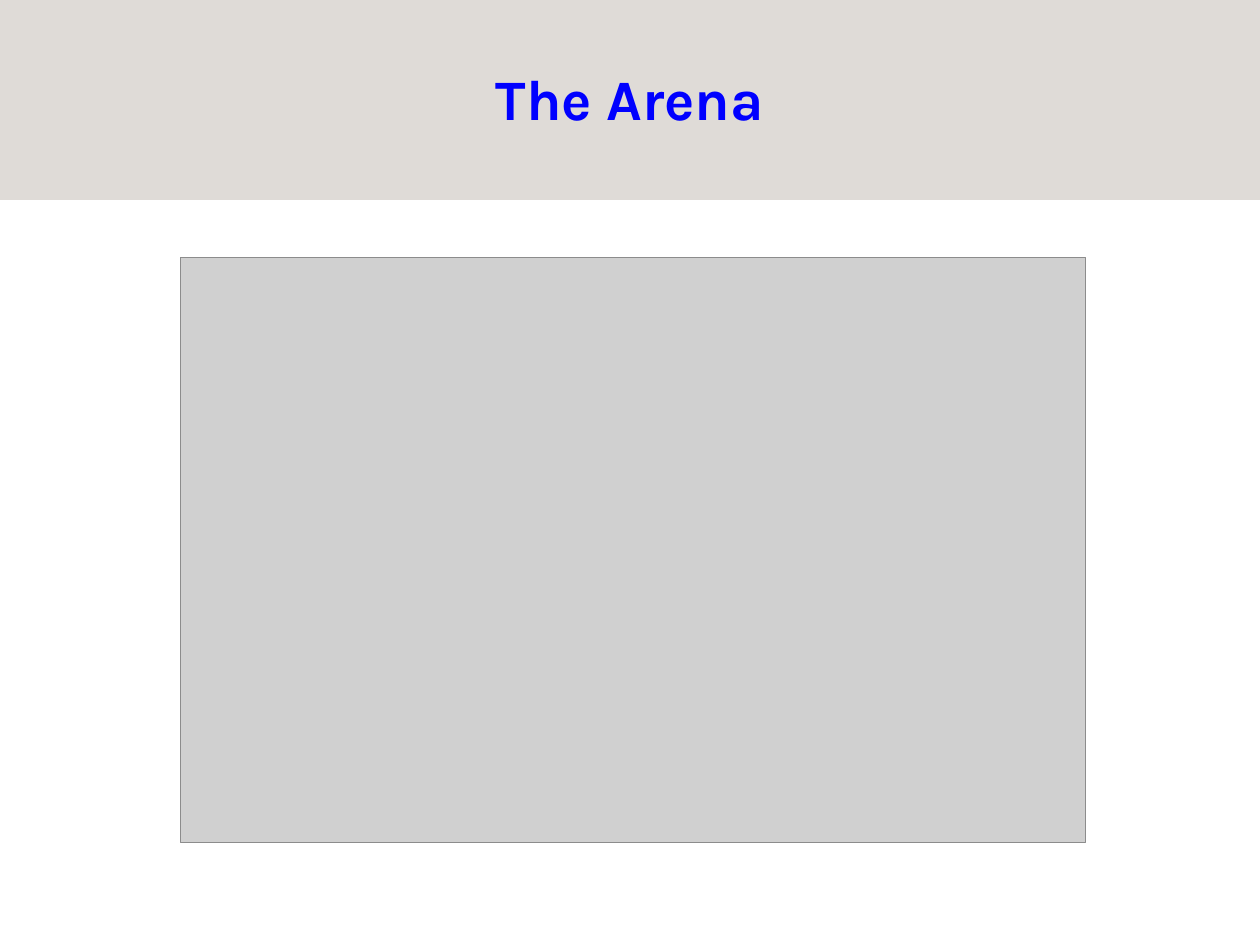
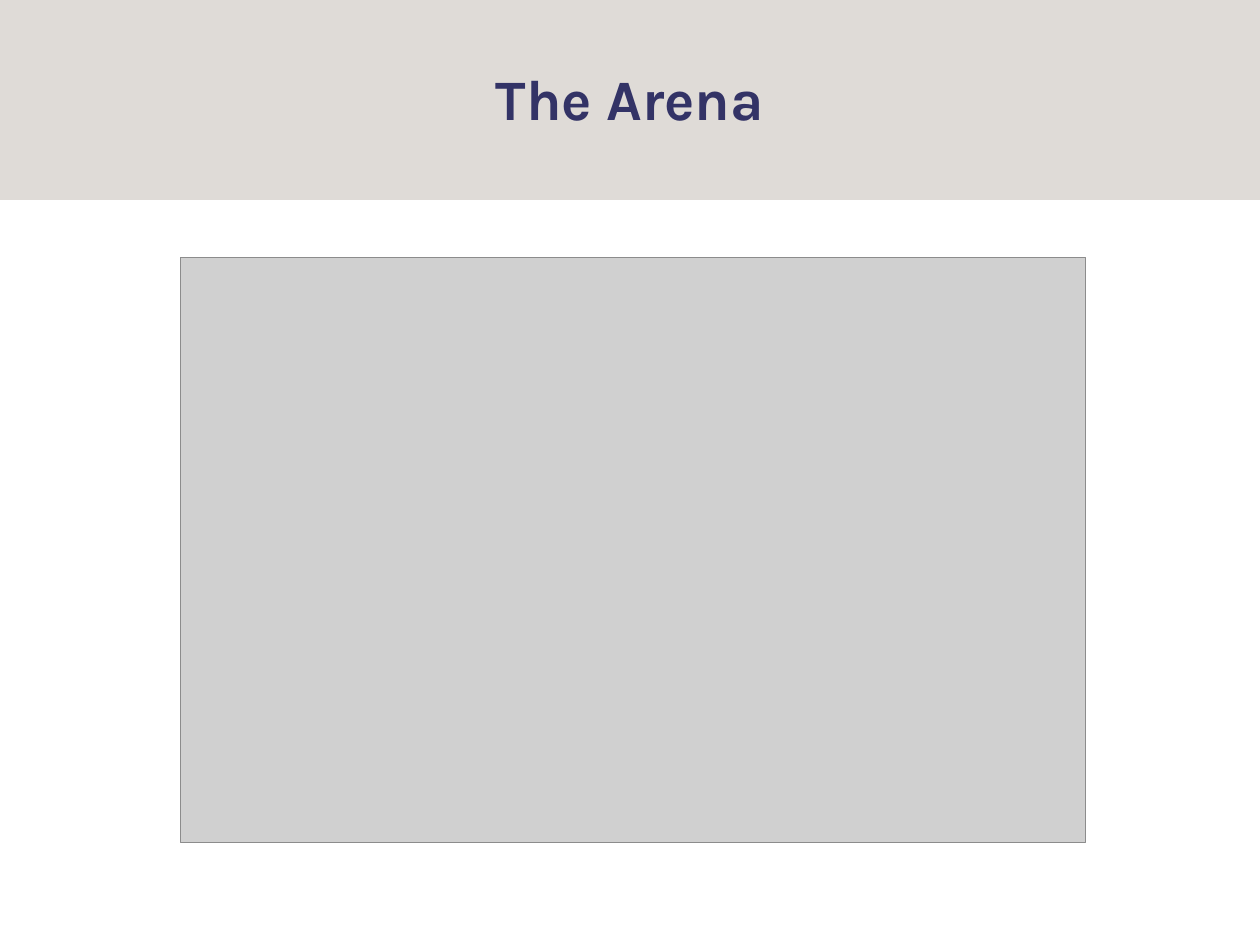
Before and after one commit to srobo/subversion-archive, a slide deck: slide 2 of KickStart/kickstart-08/presentations/kickstart-comp-presentation.odp. Drawn at 1260x945 pixels with LibreOffice and Linux fonts; fonts in the diff are those of the drawing; grey boxes stand for pictures; background and template pictures are left out. Boxes give left, top, right and bottom in pixels: in the first picture for what was removed or moved away, otherwise in the second. Text is boxed around its words. In the diff, an @@ line names an element or a change of style, - is before the commit and + after.

Commit message:
presentations

```diff
--- a/KickStart/kickstart-08/presentations/kickstart-comp-presentation.odp
+++ b/KickStart/kickstart-08/presentations/kickstart-comp-presentation.odp
@@ title "The Arena" at [496, 81, 764, 121]: text colour #0000FF to #333366 @@
```
Also in this commit, not shown: 5 other slides changed.
